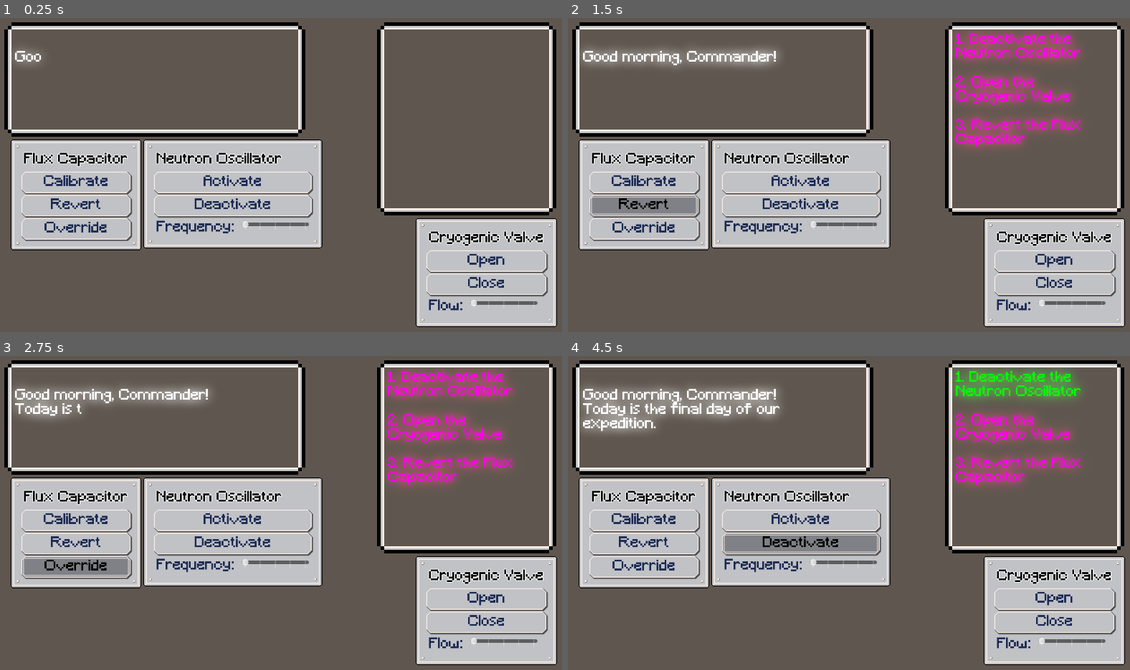
Above: before the commit, frames 1-4 (two rows, left to right).
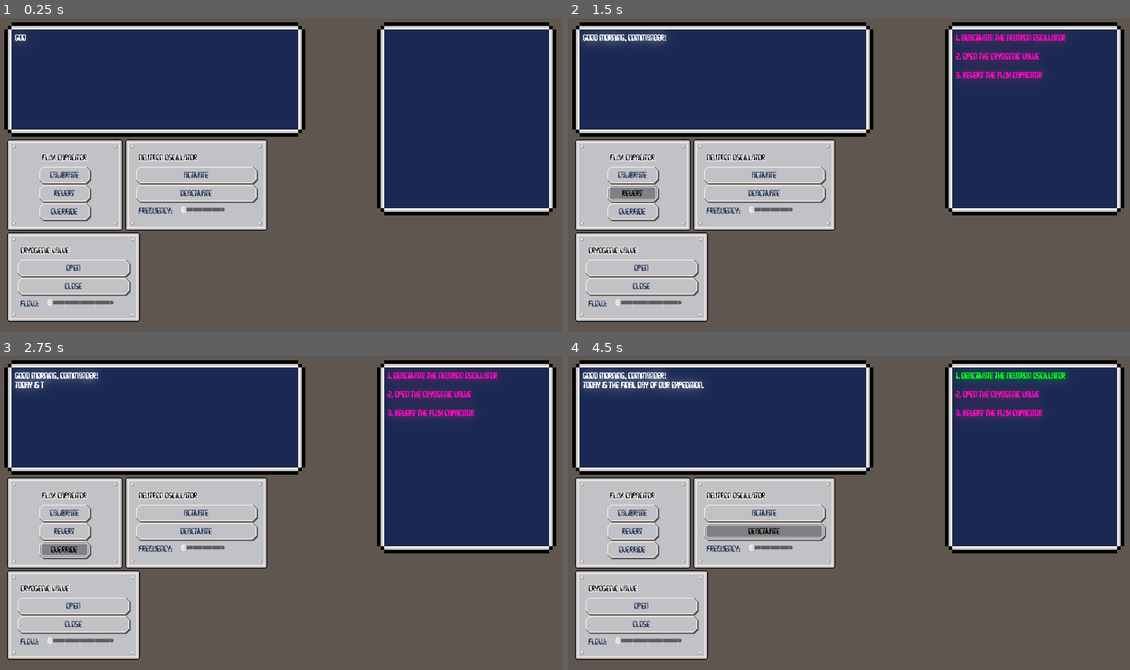
Above: after the commit, the same moments.

Repository: MarcosPRus/gamejambrackeys2025.1
Game: Godot game, scene res://Objects/Main/main.tscn
Same seed, same stepped clock (60 frames per second), same inputs: the game is played once before the commit and once after it.
Inputs:
- Up to frame 1 (0.25 s): no input
- Up to frame 2 (1.5 s): click "Calibrate" at 0.5 s; click "Revert" at 1.25 s
- Up to frame 3 (2.75 s): click "Override" at 2 s
- Up to frame 4 (4.5 s): click "Open" at 2.75 s; click "Activate" at 3.5 s; click "Deactivate" at 4.25 s

The runs differ from the first frame. In frame 1, 57% of the frame differs, in the area x 1-100%, y 3-99%; in frame 2, 58%; in frame 3, 58%; in frame 4, 58%.

Commit message:
Changed font

Diff:
--- a/Assets/Resources/CustomTheme.tres
+++ b/Assets/Resources/CustomTheme.tres
@@ -71,7 +71,7 @@
 expand_margin_bottom = 10.0
 
 [resource]
-default_font_size = 32
+default_font_size = 17
 BoxContainer/constants/separation = 16
 Button/colors/font_color = Color(0.113725, 0.168627, 0.32549, 1)
 Button/colors/font_focus_color = Color(0, 0, 0, 1)
--- a/Objects/GUI/GUI.tscn
+++ b/Objects/GUI/GUI.tscn
@@ -13,18 +13,20 @@
 script = ExtResource("1_gqfuo")
 
 [node name="Sprite2D" type="Sprite2D" parent="."]
+visible = false
 texture = ExtResource("1_38j1w")
 centered = false
 
 [node name="FluxCapacitor" type="PanelContainer" parent="."]
 layout_mode = 0
-offset_left = 40.0
+offset_left = 32.0
 offset_top = 288.0
-offset_right = 312.0
-offset_bottom = 516.0
+offset_right = 270.0
+offset_bottom = 472.0
 
 [node name="VBoxContainer" type="VBoxContainer" parent="FluxCapacitor"]
 layout_mode = 2
+size_flags_horizontal = 4
 
 [node name="Label" type="Label" parent="FluxCapacitor/VBoxContainer"]
 layout_mode = 2
@@ -46,13 +48,14 @@
 
 [node name="CryogenicValve" type="PanelContainer" parent="."]
 layout_mode = 0
-offset_left = 944.0
-offset_top = 464.0
-offset_right = 1240.0
-offset_bottom = 640.0
+offset_left = 32.0
+offset_top = 496.0
+offset_right = 309.0
+offset_bottom = 676.0
 
 [node name="VBoxContainer" type="VBoxContainer" parent="CryogenicValve"]
 layout_mode = 2
+size_flags_horizontal = 5
 
 [node name="Label" type="Label" parent="CryogenicValve/VBoxContainer"]
 layout_mode = 2
@@ -85,13 +88,14 @@
 
 [node name="NeutronOscillator" type="PanelContainer" parent="."]
 layout_mode = 0
-offset_left = 336.0
+offset_left = 296.0
 offset_top = 288.0
-offset_right = 656.0
-offset_bottom = 496.0
+offset_right = 593.0
+offset_bottom = 472.0
 
 [node name="VBoxContainer" type="VBoxContainer" parent="NeutronOscillator"]
 layout_mode = 2
+size_flags_horizontal = 5
 
 [node name="Label" type="Label" parent="NeutronOscillator/VBoxContainer"]
 layout_mode = 2
@@ -116,7 +120,7 @@
 text = "Frequency:"
 
 [node name="AdjustFrequency" type="HSlider" parent="NeutronOscillator/VBoxContainer/HBoxContainer"]
-custom_minimum_size = Vector2(150, 0)
+custom_minimum_size = Vector2(100, 0)
 layout_mode = 2
 max_value = 4.0
 tick_count = 5
@@ -126,7 +130,7 @@
 self_modulate = Color(3, 3, 3, 1)
 layout_mode = 0
 offset_left = 40.0
-offset_top = 80.0
+offset_top = 40.0
 offset_right = 664.0
 offset_bottom = 248.0
 bbcode_enabled = true
--- a/project.godot
+++ b/project.godot
@@ -28,7 +28,7 @@
 [gui]
 
 theme/custom="res://Assets/Resources/CustomTheme.tres"
-theme/custom_font="res://Assets/Resources/Minecraft.ttf"
+theme/custom_font="res://Assets/Resources/fonts/Hydrogen Whiskey font.otf"
 
 [rendering]
 
Binary file added: Assets/Resources/fonts/Hydrogen Whiskey font.otf
Not shown, added: Assets/Resources/fonts/Hydrogen Whiskey font.otf.import
Renamed: Assets/Resources/Minecraft.ttf -> Assets/Resources/fonts/Minecraft.ttf
Not shown, added: Assets/Resources/fonts/Minecraft.ttf.import
Binary file added: Assets/Resources/fonts/Neuropol_font.otf
Not shown, added: Assets/Resources/fonts/Neuropol_font.otf.import
Binary file added: Assets/Resources/fonts/joystix monospace font.otf
Not shown, changed: Assets/Resources/fonts/joystix monospace font.otf.import
